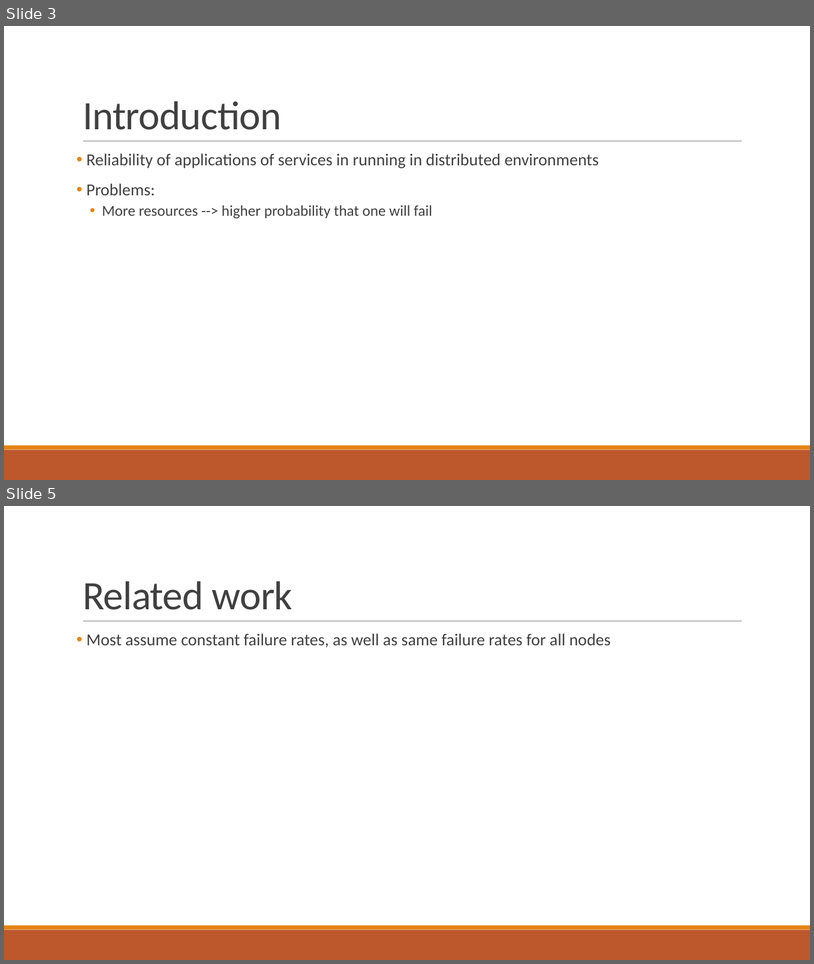
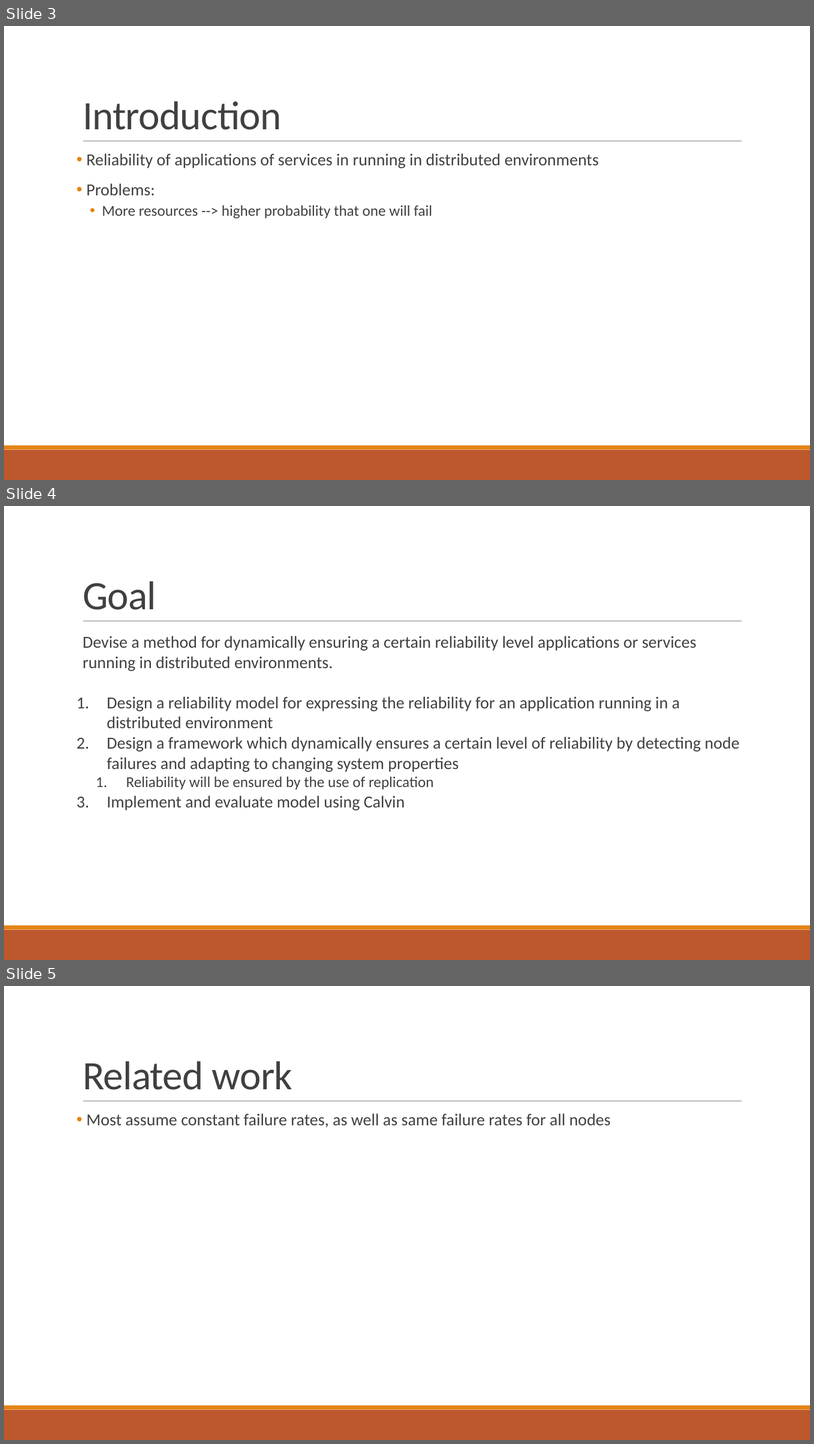
Before and after one commit to PStahl/master_thesis, a slide deck: presentation/presentation.pptx. Shown one above the other, each under a label of ours: slides 3 and 5 before the commit, slides 3, 4 and 5 after it; the slides between them are not shown. The pictures are 814x964 and 814x1444 pixels, drawn with LibreOffice and Linux fonts; fonts in the diff are those of the drawing. Boxes give left, top, right and bottom in pixels: in the first picture for what was removed or moved away, otherwise in the second. Text is boxed around its words. In the diff, an @@ line names an element or a change of style, - is before the commit and + after.

```diff
--- a/presentation/presentation.pptx
+++ b/presentation/presentation.pptx
@@ slide 4 added at [4, 506, 810, 960], background #FFFFFF; not listed: 3 template elements that a slide beside it also shows @@
@@ title added at [83, 581, 156, 610], 48 pt, text #404040 @@
+Goal
@@ text added at [83, 636, 740, 810], 20 pt, text #404040 @@
+  Devise a method for dynamically ensuring a certain reliability level applications or services running in distributed environments.
+1. Design a reliability model for expressing the reliability for an application running in a distributed environment
+2. Design a framework which dynamically ensures a certain level of reliability by detecting node failures and adapting to changing system properties
+  1. Reliability will be ensured by the use of replication
+3. Implement and evaluate model using Calvin
```
Also in this commit, not shown: 3 slides changed, 1 other slide added.
